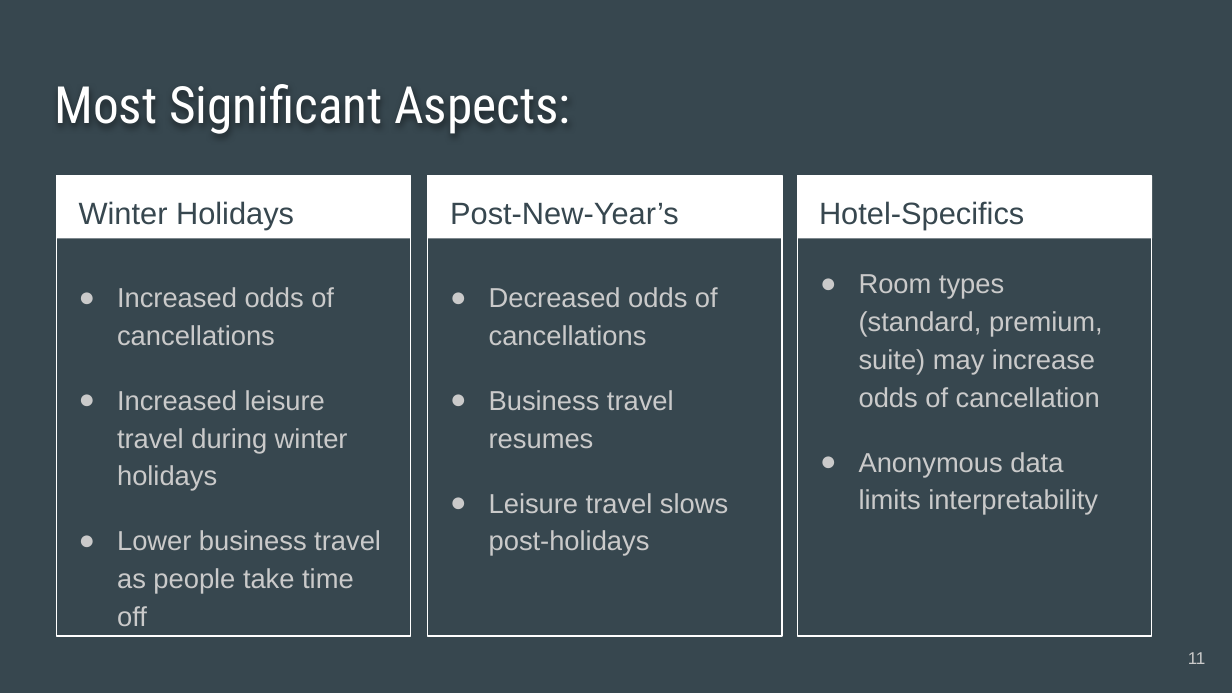
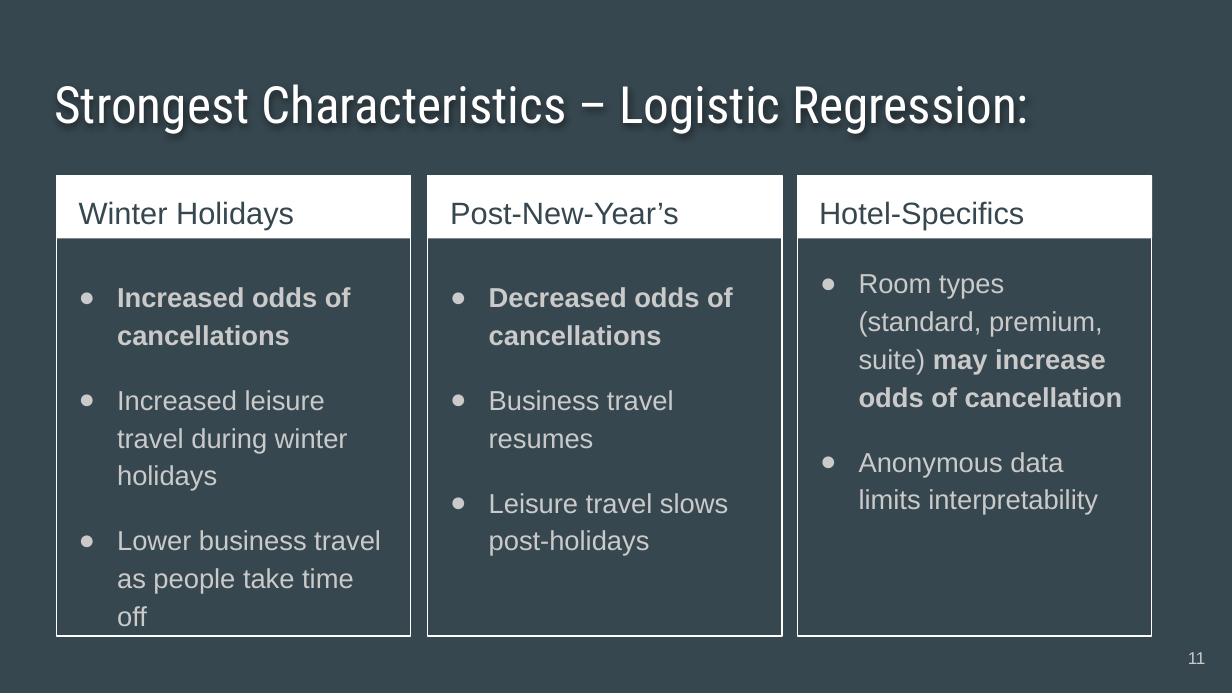
Before and after one commit to BenJMcCarty/Hotel_Cancel_Culture, a slide deck: slide 11 of Hotel_Cancel_Culture_Presentation.pptx. Drawn at 1232x693 pixels with LibreOffice and Linux fonts; fonts in the diff are those of the drawing. Boxes give left, top, right and bottom in pixels: in the first picture for what was removed or moved away, otherwise in the second. Text is boxed around its words. In the diff, an @@ line names an element or a change of style, - is before the commit and + after.

```diff
--- a/Hotel_Cancel_Culture_Presentation.pptx
+++ b/Hotel_Cancel_Culture_Presentation.pptx
@@ title at (x1=54, y1=84, x2=1029, y2=134): text changed @@
-Most Significant Aspects:
+Strongest Characteristics – Logistic Regression:
@@ text at (x1=117, y1=287, x2=351, y2=345): bold on in "Increased odds of cancellations" @@
@@ text at (x1=489, y1=287, x2=733, y2=345): bold on in "Decreased odds of cancellations" @@
@@ text at (x1=859, y1=274, x2=1123, y2=407): bold on in "may increase odds of cancellation" @@
```
Also in this commit, not shown: 2 other slides changed, 4 other files.
